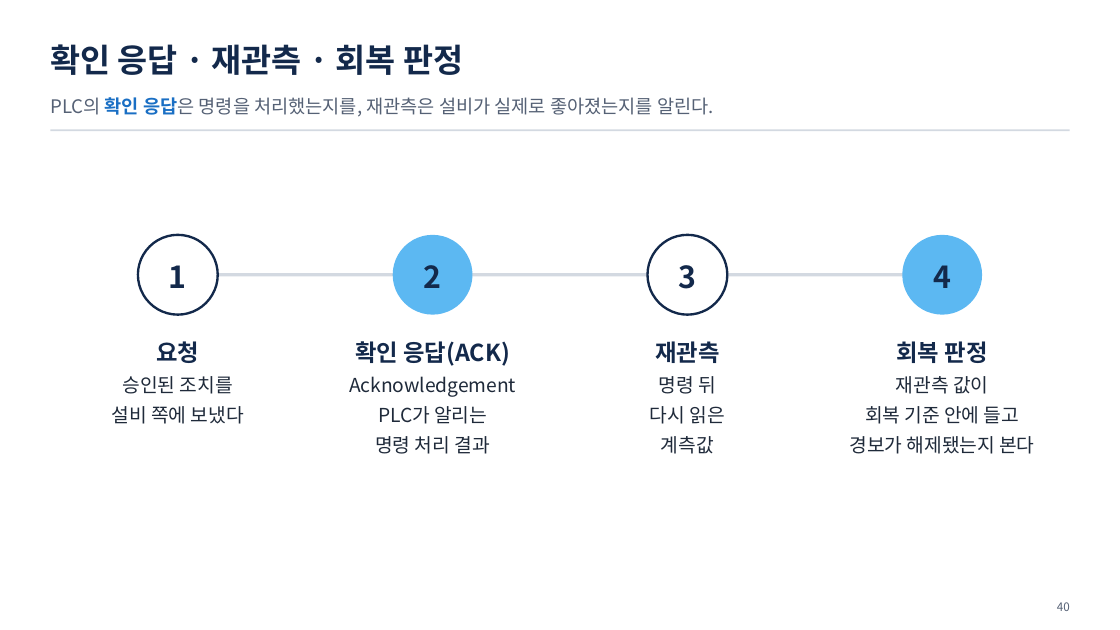
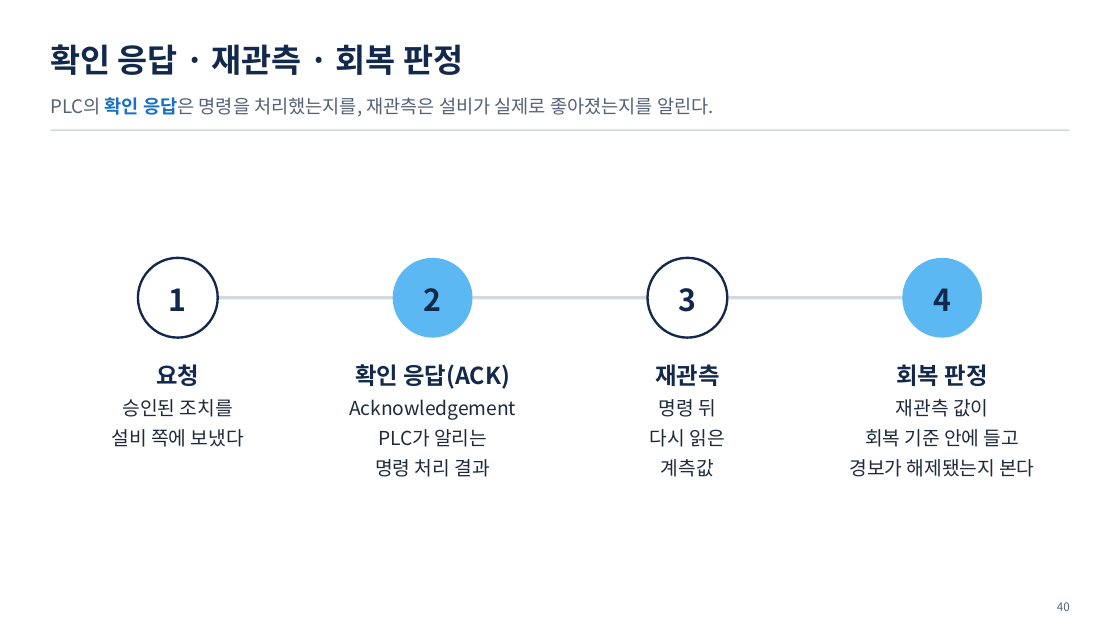
Before and after one commit to uengine-oss/hyd-iot-edu, a slide deck: slide 40 of workspace/강의제작/산출물/통합반/이론/01회차/통합반_01일차.pptx. Drawn at 1120x630 pixels with LibreOffice and Linux fonts; fonts in the diff are those of the drawing. Boxes give left, top, right and bottom in pixels: in the first picture for what was removed or moved away, otherwise in the second. Text is boxed around its words. In the diff, an @@ line names an element or a change of style, - is before the commit and + after.

```diff
--- a/workspace/강의제작/산출물/통합반/이론/01회차/통합반_01일차.pptx
+++ b/workspace/강의제작/산출물/통합반/이론/01회차/통합반_01일차.pptx
@@ 8 texts, 4 ellipses, 1 rectangle: place and size @@
-8 texts, 4 ellipses, 1 rectangle at bbox=[112, 235, 1034, 454]
+8 texts, 4 ellipses, 1 rectangle at bbox=[112, 258, 1034, 477]
```
Also in this commit, not shown: 10 other slides changed, 2 other files.
